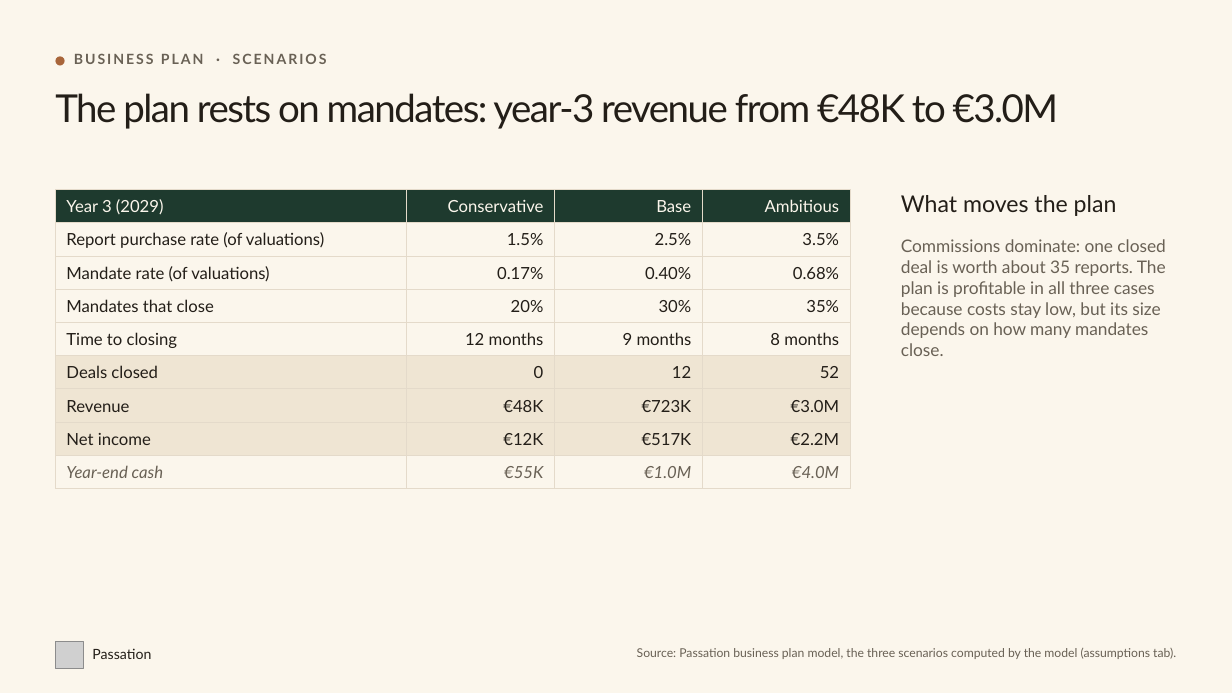
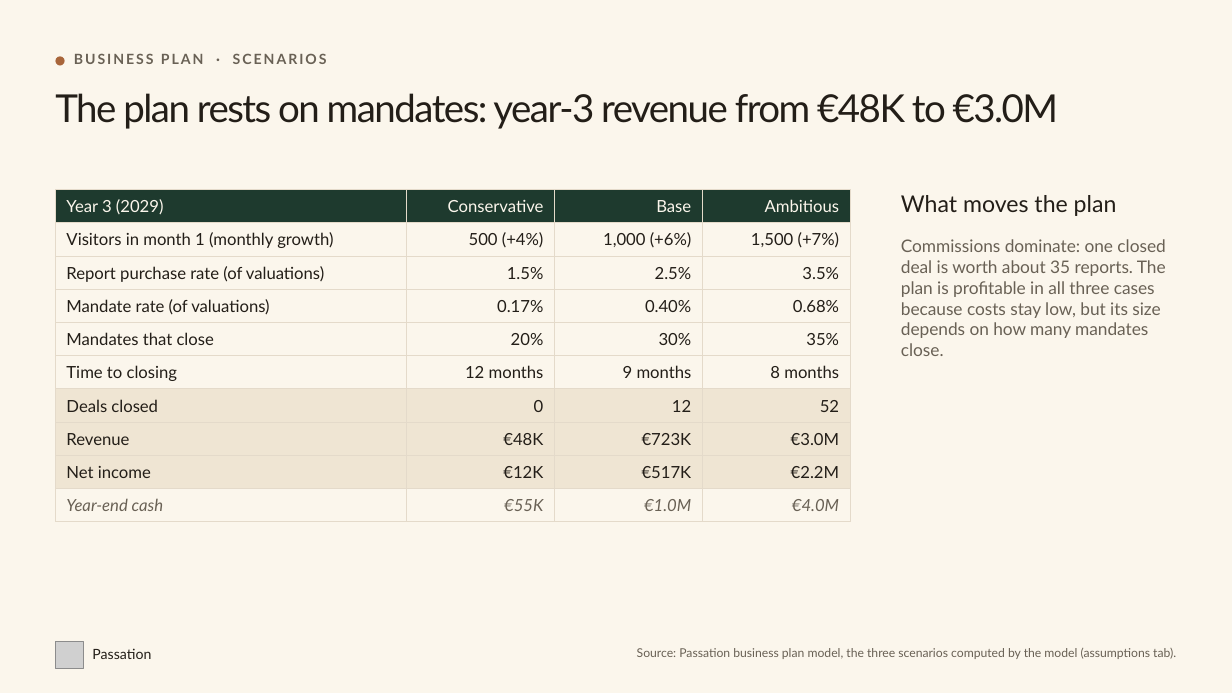
Before and after one commit to Erosfragliola/passation, a slide deck: slide 11 of docs/livrables/presentation.pptx. Drawn at 1232x693 pixels with LibreOffice and Linux fonts; fonts in the diff are those of the drawing; grey boxes stand for pictures. Boxes give left, top, right and bottom in pixels: in the first picture for what was removed or moved away, otherwise in the second. Text is boxed around its words. In the diff, an @@ line names an element or a change of style, - is before the commit and + after.

```diff
--- a/docs/livrables/presentation.pptx
+++ b/docs/livrables/presentation.pptx
@@ table at (x1=55, y1=189, x2=850, y2=515) @@
+row 2: Visitors in month 1 (monthly growth) | 500 (+4%) | 1,000 (+6%) | 1,500 (+7%)
```
Also in this commit, not shown: 1 other slide changed, 1 other file.
